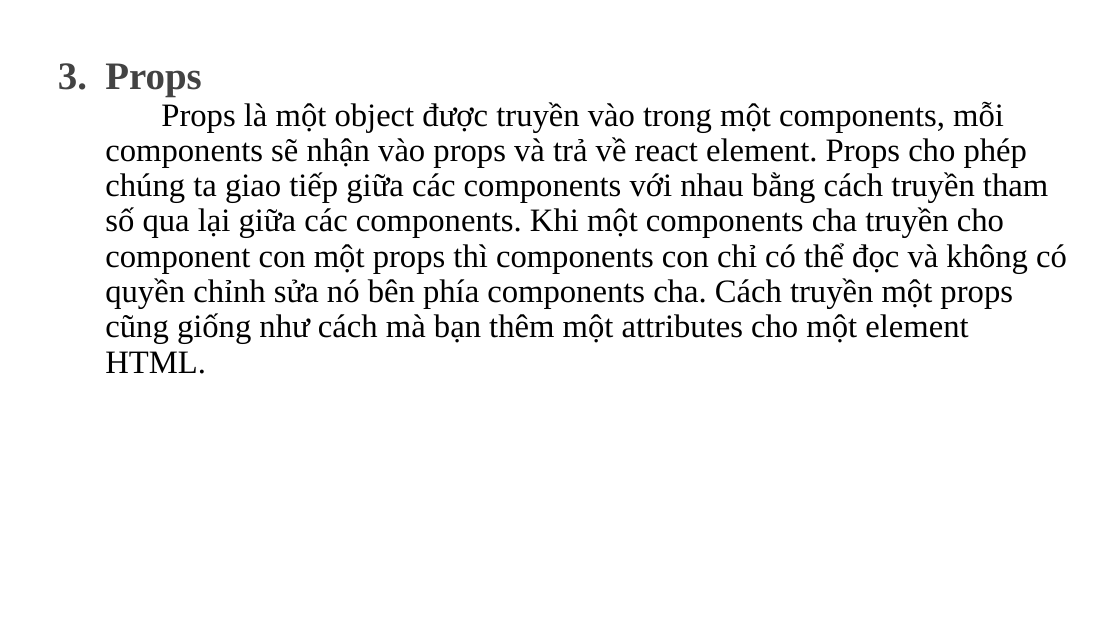
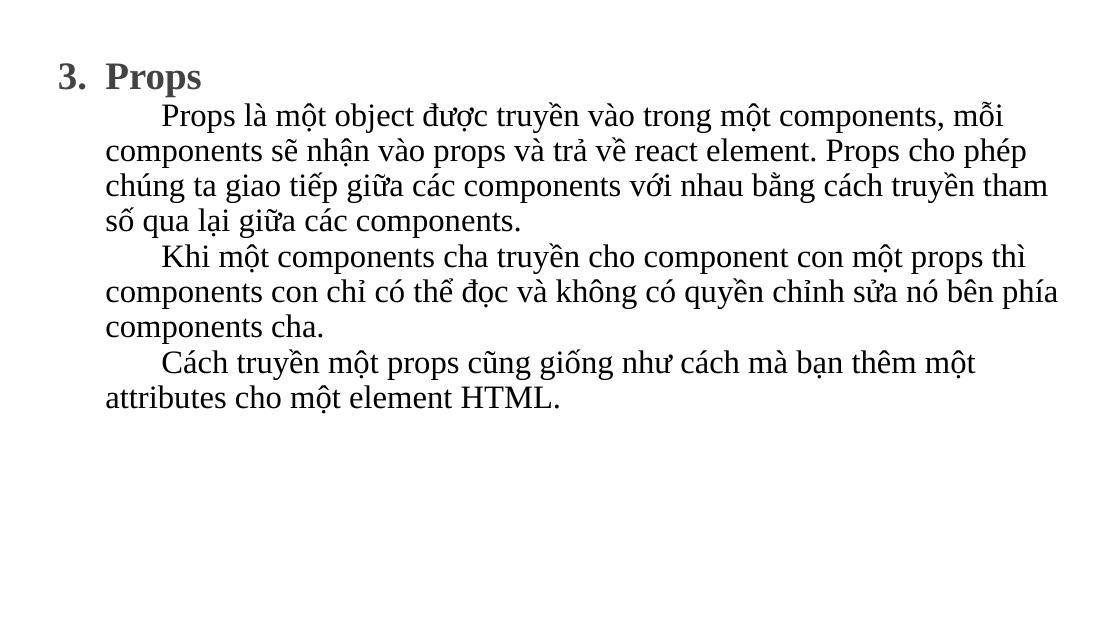
Before and after one commit to AlE-dip/ReactJS_News, a slide deck: slide 8 of documents/slide_báo_cáo.pptx. Drawn at 1120x630 pixels with LibreOffice and Linux fonts; fonts in the diff are those of the drawing. Boxes give left, top, right and bottom in pixels: in the first picture for what was removed or moved away, otherwise in the second. Text is boxed around its words. In the diff, an @@ line names an element or a change of style, - is before the commit and + after.

Commit message:
update slide

```diff
--- a/documents/slide_báo_cáo.pptx
+++ b/documents/slide_báo_cáo.pptx
@@ subtitle at [105,101,1058,414]: text changed @@
-Props là một object được truyền vào trong một components, mỗi components sẽ nhận vào props và trả về react element. Props cho phép chúng ta giao tiếp giữa các components với nhau bằng cách truyền tham số qua lại giữa các components. Khi một components cha truyền cho component con một props thì components con chỉ có thể đọc và không có quyền chỉnh sửa nó bên phía components cha. Cách truyền một props cũng giống như cách mà bạn thêm một attributes cho một element HTML.
+Props là một object được truyền vào trong một components, mỗi components sẽ nhận vào props và trả về react element. Props cho phép chúng ta giao tiếp giữa các components với nhau bằng cách truyền tham số qua lại giữa các components.
+Khi một components cha truyền cho component con một props thì components con chỉ có thể đọc và không có quyền chỉnh sửa nó bên phía components cha.
+Cách truyền một props cũng giống như cách mà bạn thêm một attributes cho một element HTML.
```
Also in this commit, not shown: 4 other slides changed.
